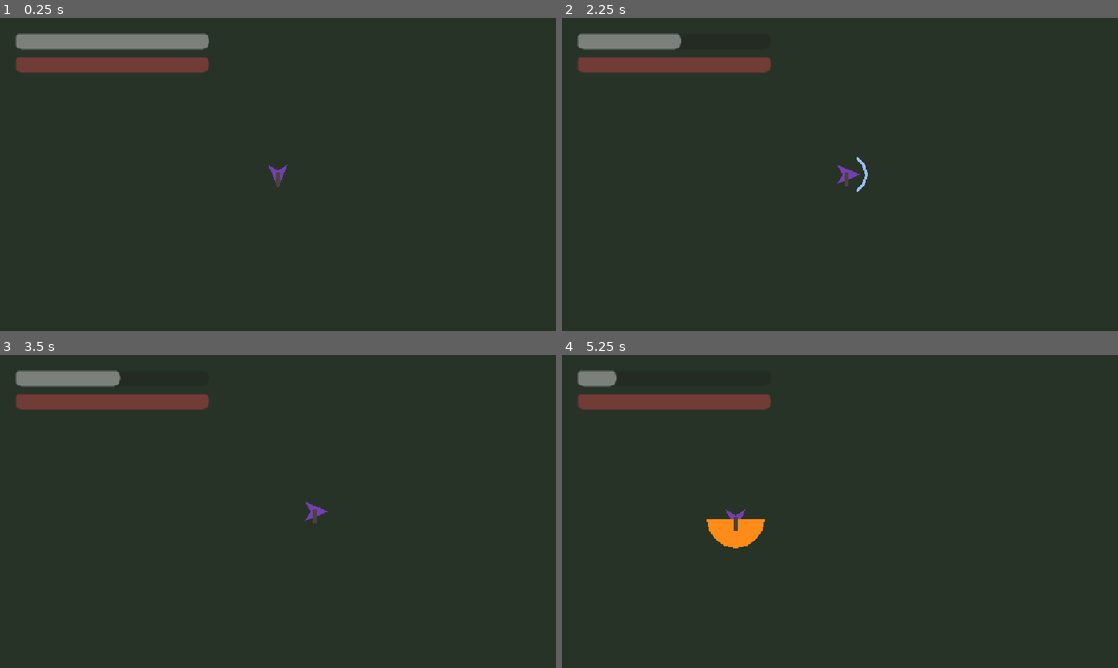
Above: before the commit, frames 1-4 (two rows, left to right).
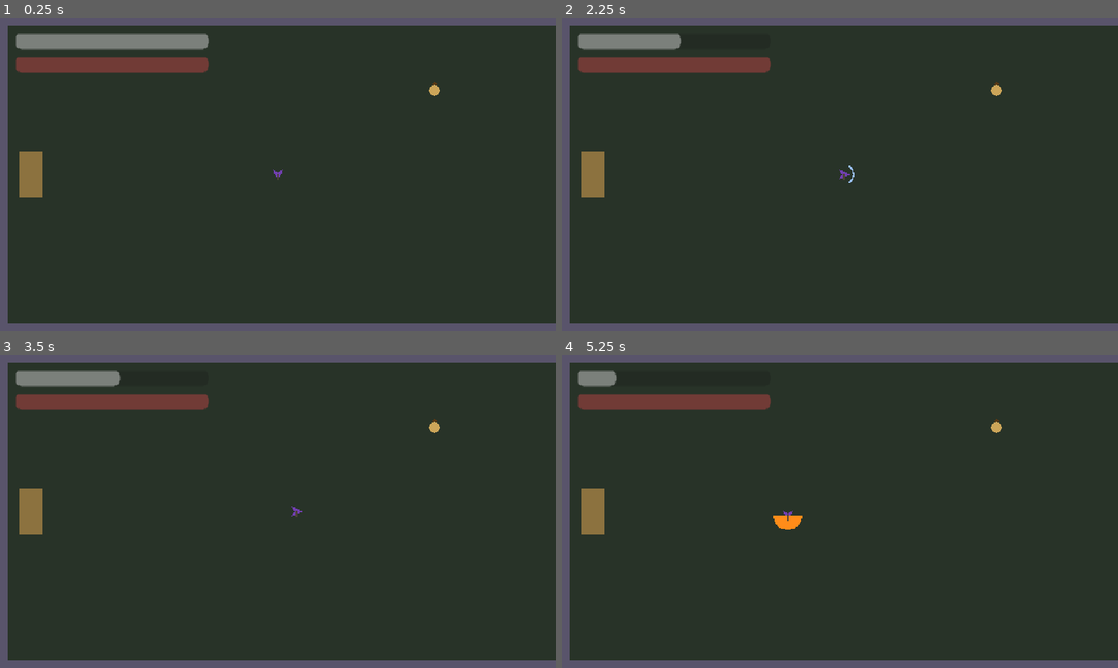
Above: after the commit, the same moments.

Repository: KrisUni/the-shattering
Game: Godot game, scene res://scenes/areas/test_building.tscn
Same seed, same stepped clock (60 frames per second), same inputs: the game is played once before the commit and once after it. This scene is started directly instead of the project's main scene. Sound files missing from this copy of the repository are replaced by a short silence.
Inputs (mouse positions are in pixels of both pictures, inside the frame that each line leads up to):
- Up to frame 1 (0.25 s): no input
- Up to frame 2 (2.25 s): tap Enter at 0.5, 2 s; move the mouse to (962, 158) at 0.52 s; hold D (move_right) 0.53-1.25 s; hold Right mouse button (attack_heavy) 0.53-1.25 s; click (962, 158) at 0.67 s; tap F (jump) at 0.77 s; tap Space (roll) at 1.25 s; drag from (728, 190) to (840, 174) at 1.27 s; move the mouse to (895, 105) at 2.02 s; hold D (move_right) from 2.03 s (still down); hold Shift (block) from 2.03 s (still down)
- Up to frame 3 (3.5 s): release D (move_right) at 2.75 s; release Shift (block) at 2.75 s; drag from (250, 574) to (111, 464) at 2.77 s
- Up to frame 4 (5.25 s): tap Space (roll) at 3.5 s; move the mouse to (1006, 558) at 3.52 s; hold A (move_left) 3.53-4.25 s; hold R (interact) 3.53-4.25 s; tap F (jump) at 3.77 s; drag from (673, 464) to (734, 511) at 4.27 s; tap Enter at 5 s; move the mouse to (867, 511) at 5.02 s; hold S (move_down) from 5.03 s (still down); tap E (parry) at 5.1 s; click (867, 511) at 5.17 s

The runs differ from the first frame. In frame 1, 6.9% of the frame differs, in the area x 0-100%, y 0-100%; in frame 2, 7.0%; in frame 3, 7.0%; in frame 4, 7.8%.

Commit message:
Snap the cameras to the art pixel grid (#73)
Co-Authored-By: Claude Sonnet 5.5 <noreply@anthropic.com>

Diff:
--- a/scenes/areas/dungeons/dungeons.tscn
+++ b/scenes/areas/dungeons/dungeons.tscn
@@ -18,6 +18,7 @@
 weapon = null
 
 [node name="Camera" type="Camera2D" parent="."]
+zoom = Vector2(0.5, 0.5)
 
 [node name="Hud" type="CanvasLayer" parent="."]
 
--- a/scenes/areas/test_building.tscn
+++ b/scenes/areas/test_building.tscn
@@ -278,6 +278,7 @@
 position = Vector2(576, 324)
 
 [node name="Camera" type="Camera2D" parent="."]
+zoom = Vector2(0.5, 0.5)
 
 [node name="Hud" type="CanvasLayer" parent="."]
 
--- a/scenes/areas/test_open_map.tscn
+++ b/scenes/areas/test_open_map.tscn
@@ -128,6 +128,7 @@
 
 [node name="Camera" type="Camera2D" parent="." node_paths=PackedStringArray("target")]
 script = ExtResource("3_camera")
+zoom = Vector2(0.5, 0.5)
 target = NodePath("../Almos")
 
 [node name="Hud" type="CanvasLayer" parent="."]
--- a/scenes/areas/test_open_map_2.tscn
+++ b/scenes/areas/test_open_map_2.tscn
@@ -111,6 +111,7 @@
 
 [node name="Camera" type="Camera2D" parent="." node_paths=PackedStringArray("target")]
 script = ExtResource("3_camera")
+zoom = Vector2(0.5, 0.5)
 target = NodePath("../Almos")
 
 [node name="Hud" type="CanvasLayer" parent="."]
--- a/scenes/areas/upper_tree_placeholder.tscn
+++ b/scenes/areas/upper_tree_placeholder.tscn
@@ -106,6 +106,7 @@
 
 [node name="Camera" type="Camera2D" parent="." node_paths=PackedStringArray("target")]
 script = ExtResource("3_camera")
+zoom = Vector2(0.5, 0.5)
 target = NodePath("../Almos")
 
 [node name="Hud" type="CanvasLayer" parent="."]
--- a/scenes/test_room.tscn
+++ b/scenes/test_room.tscn
@@ -45,6 +45,10 @@
 [node name="TestRoom" type="Node2D"]
 script = ExtResource("4_room")
 
+[node name="Camera" type="Camera2D" parent="."]
+position = Vector2(576, 324)
+zoom = Vector2(0.5, 0.5)
+
 [node name="Floor" type="Polygon2D" parent="."]
 color = Color(0.16, 0.16, 0.2, 1)
 polygon = PackedVector2Array(0, 0, 1152, 0, 1152, 648, 0, 648)
--- a/scripts/open_map_camera.gd
+++ b/scripts/open_map_camera.gd
@@ -4,6 +4,10 @@
 ## except near the edge of the map, where it stops so that the view never shows beyond it and he
 ## is off-centre. It is a script of its own so that a Room, whose camera is fixed to the Room,
 ## can use another one in its place without the rest of the area noticing.
+
+## One art pixel in world units: the game is drawn at 576×324 over a 1152×648 view, so the camera
+## sits on a multiple of this and the picture never lands between two art pixels.
+const ART_PIXEL := 2.0
 
 ## The node the view is centred on.
 @export var target: Node2D
@@ -25,6 +29,8 @@
 		return
 	# What the view covers is the viewport as the zoom shows it, so the clamp holds at any zoom.
 	var half_view := get_viewport_rect().size / zoom / 2.0
-	var lowest := bounds.position + half_view
-	var highest := bounds.end - half_view
-	global_position = target.global_position.clamp(lowest, highest)
+	# The limits move inward to the art grid (the lowest up, the highest down), so the view stays
+	# inside the map after the position is put on the grid.
+	var lowest := ((bounds.position + half_view) / ART_PIXEL).ceil() * ART_PIXEL
+	var highest := ((bounds.end - half_view) / ART_PIXEL).floor() * ART_PIXEL
+	global_position = target.global_position.clamp(lowest, highest).snappedf(ART_PIXEL)
--- a/scripts/rooms/building.gd
+++ b/scripts/rooms/building.gd
@@ -42,7 +42,7 @@
 		for room_exit in child.find_children("*", "RoomExit", true, false):
 			room_exit.used.connect(_on_exit_used)
 	current_room = start_room
-	_camera.global_position = current_room.get_view_center()
+	_show_current_room()
 	for enemy: Node2D in get_tree().get_nodes_in_group(&"enemies"):
 		if is_ancestor_of(enemy) and not is_instance_valid(enemy.get(&"target")):
 			enemy.set(&"target", almos)
@@ -67,7 +67,7 @@
 	_last_exit_from[left_room] = room_exit
 	almos.global_position = target.entrance.global_position
 	current_room = target.get_room()
-	_camera.global_position = current_room.get_view_center()
+	_show_current_room()
 	_send_pursuers_after(room_exit, left_room)
 	room_changed.emit(current_room)
 
@@ -156,7 +156,7 @@
 		push_warning("%s is not in a Room" % arrival.name)
 		return
 	current_room = room
-	_camera.global_position = current_room.get_view_center()
+	_show_current_room()
 	room_changed.emit(current_room)
 
 
@@ -167,5 +167,10 @@
 		var room := child as Room
 		if room != null and room.get_rect().has_point(almos.global_position):
 			current_room = room
-	_camera.global_position = current_room.get_view_center()
+	_show_current_room()
 	room_changed.emit(current_room)
+
+
+## Fixes the camera to the Room Almos is in, on the art pixel grid.
+func _show_current_room() -> void:
+	_camera.global_position = current_room.get_view_center().snappedf(OpenMapCamera.ART_PIXEL)
--- a/test/test_area_host.gd
+++ b/test/test_area_host.gd
@@ -8,7 +8,7 @@
 const WORLD_PATH := "res://scenes/areas/test_world.tscn"
 # In pixels. The size of the view the world is shown in: the project's default window. The test
 # sets it, since a headless run has a window of its own, much smaller.
-const VIEW_SIZE := Vector2i(1152, 648)
+const VIEW_SIZE := Vector2i(576, 324)
 # In pixels. Where Almos is put on arriving, as the scenes lay out the doorways: 56 inside the
 # space from the doorway he came through. Map 1's east and west doorways, map 2's west doorway
 # and the building's Room A west doorway.
--- a/test/test_open_map.gd
+++ b/test/test_open_map.gd
@@ -37,7 +37,7 @@
 	var scene := load(OPEN_MAP_PATH) as PackedScene
 	assert_not_null(scene, "the test Open map scene should load")
 	var view := SubViewport.new()
-	view.size = VIEW_SIZE
+	view.size = VIEW_SIZE / 2
 	add_child_autofree(view)
 	var map := scene.instantiate() as TestOpenMap
 	view.add_child(map)
@@ -119,7 +119,7 @@
 	var map := _spawn_map()
 	var almos := map.find_child("Almos", true, false) as Almos
 	var camera := map.find_child("Camera", true, false) as Camera2D
-	camera.zoom = Vector2(2.0, 2.0)
+	camera.zoom = Vector2(1.0, 1.0)
 	almos.global_position = Vector2(NEAR_LEFT_EDGE, map.bounds.get_center().y)
 
 	await wait_physics_frames(WALK_FRAMES)
--- a/test/test_world_state_per_area.gd
+++ b/test/test_world_state_per_area.gd
@@ -13,7 +13,7 @@
 const FIRE_PATH := "res://data/fire.tres"
 const PLAYER_TUNING_PATH := "res://data/player_tuning.tres"
 # In pixels. The size of the view the world is shown in: the project's default window.
-const VIEW_SIZE := Vector2i(1152, 648)
+const VIEW_SIZE := Vector2i(576, 324)
 const MAP_1_ID := &"test_open_map"
 const MAP_2_ID := &"test_open_map_2"
 # In pixels. Where Almos starts in map 1, and where he is put on arriving at each doorway: 56
Not shown, changed: assets/AGENTS.md
